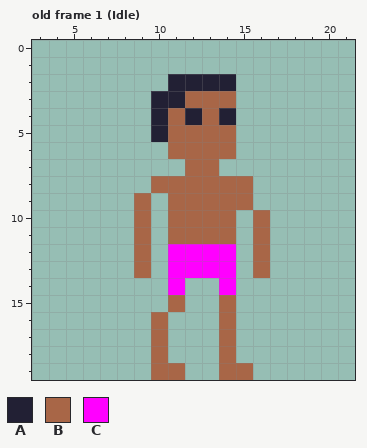
Pixel-art file -- Pixel Art/Units/Worker.ase. Above, as it was before the edit.
24x20 pixels, 59 frames. Shown: old frame 1 (Idle): x 3..21, y 0..19. The old version is drawn lined up with the new one, on the new canvas. The commit also changed other frames, which this record leaves out.
Visible layers, top first: "Human", "Extra".
Palette (. is transparent): A #222034  B #a86647  C #ff00ff
Pixels before, old frame 1 (Idle), first column x 9:
 2 ..AAAA..
 3 .AABBB..
 4 .ABABA..
 5 .ABBBB..
 6 ..BBBB..
 7 ...BB...
 8 .BBBBBB.
 9 B.BBBBB.
10 B.BBBB.B
11 B.BBBB.B
12 B.CCCC.B
13 B.CCCC.B
14 ..C..C..
15 ..B..B..
16 .B...B..
17 .B...B..
18 .B...B..
19 .BB..BB.
After the commit:
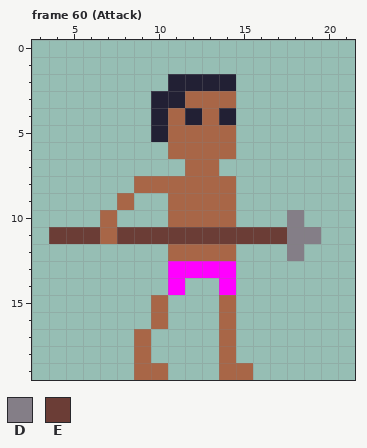
Colours new in this view: D #847e87  E #6b3d36
A new or re-ordered frame is compared with the old frame closest to it.
The edit:
canvas 24x20 -> 26x20, the old top-left corner now at 1,0
frames 59 -> 74
Frame 60 (Attack) is new; against old frame 1 (Idle):
Colour B now appears in row 8 at x 9; in row 9 at x 8; in rows 10 to 11 at x 7; in row 15 at x 10; in rows 17 to 19 at x 9.
The author changed colour C to colour B in row 12 at x 11 to 14.
Colour D now appears in row 10 at x 18; in row 11 at x 18 to 19; in row 12 at x 18.
Colour E now appears in row 11 at x 4 to 6, 8, 10, 15 and 17.
The author changed colour B to colour E in row 11 at x 9, 11 to 14 and 16.
The edit erases colour B in row 8 at x 15; in row 9 at x 9 and 15; in row 10 at x 9 and 16; in rows 12 to 13 at x 9 and 16; in row 15 at x 11; in rows 17 to 18 at x 10.
The edit erases colour B in row 19 at x 11.
Where, in picture pixels (left, top, right, bottom), the same in both pictures:
changed: (49, 176, 321, 380)
